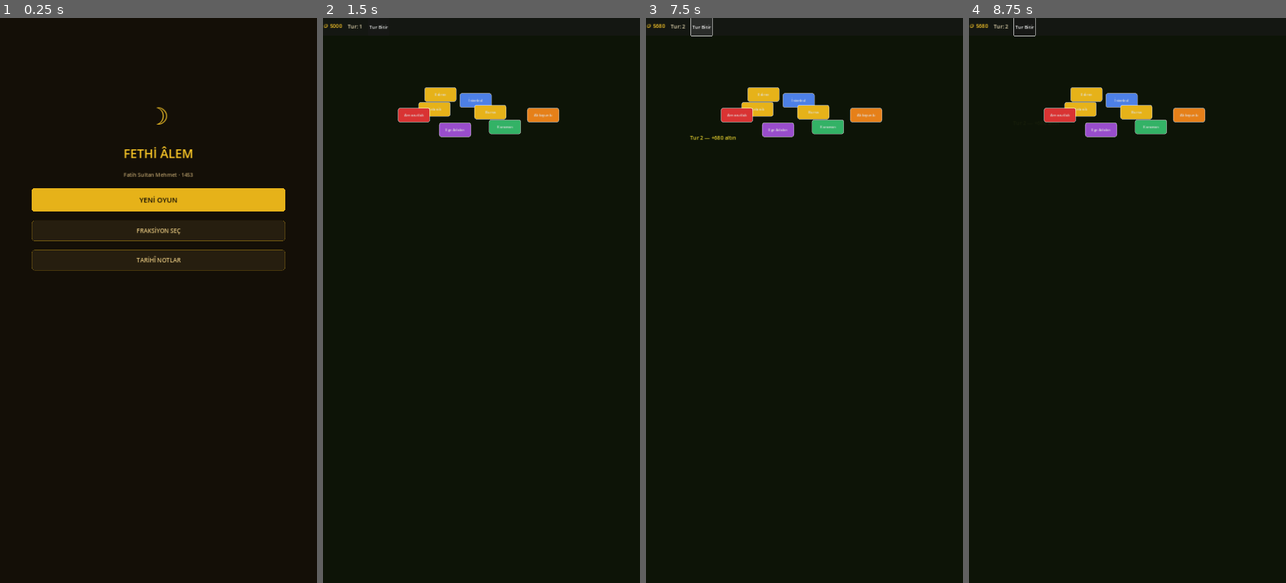
Above: before the commit, frames 1-4 (left to right).
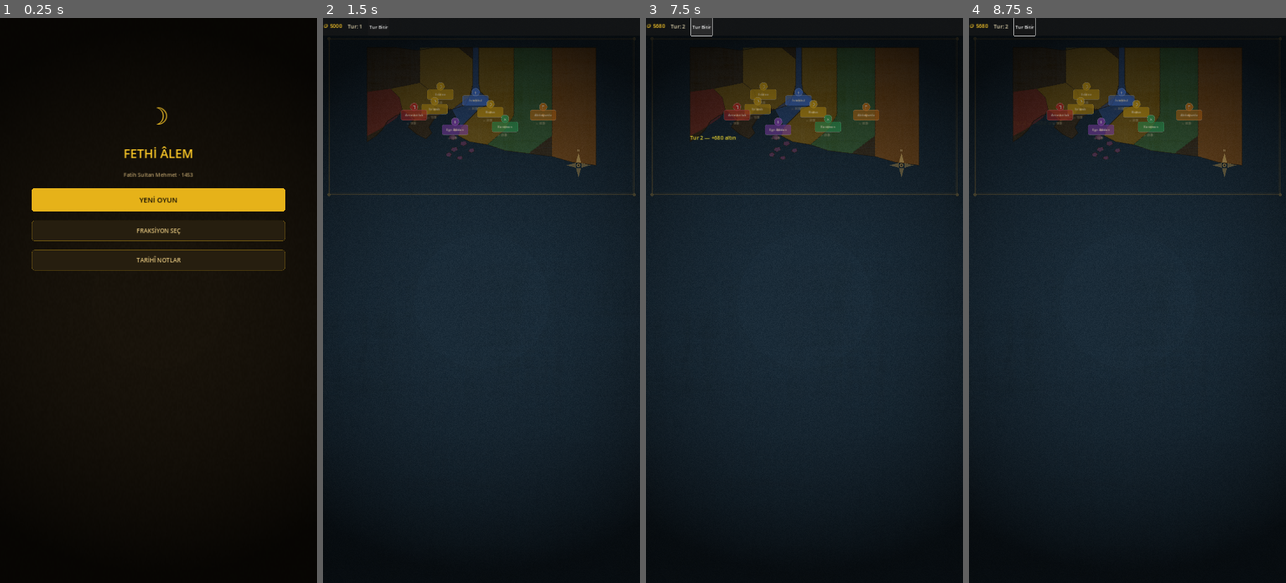
Above: after the commit, the same moments.

Repository: fidanhuseyin745-bit/Feth-i-alem
Game: Godot game, scene res://scenes/MainMenu.tscn
The game is run twice, just before and just after one commit, with the same random seed, the same clock (stepped at 60 frames per second) and the same inputs.
Inputs:
- Up to frame 1 (0.25 s): no input
- Up to frame 2 (1.5 s): click "YENİ OYUN" at 0.5 s; click "İstanbul" at 1.25 s
- Up to frame 3 (7.5 s): click "Edirne" at 2 s; click "Bursa" at 2.75 s; click "Selanik" at 3.5 s; click "Karaman" at 4.25 s; click "Arnavutluk" at 5 s; click "Ege Adaları" at 5.75 s; click "Akkoyunlu" at 6.5 s; click "Tur Bitir" at 7.25 s
- Up to frame 4 (8.75 s): click "İstanbul" at 8 s

The runs differ from the first frame. In frame 2, 72% of the frame differs, in the area x 0-100%, y 5-91%; in frame 3, 72%; in frame 4, 72%.

Commit message:
feat: add free/open-source map assets and integrate into game scenes
- Add procedurally generated world map background with styled territories,
  coastlines, sea areas, compass rose, and decorative border
- Add faction emblem icons (64x64 PNG) for all 6 factions
- Add parchment tile texture, dark panel, and vignette overlay
- Add per-region highlight textures for selection effects
- Update WorldMap.tscn: replace ColorRect with TextureRect map background,
  add vignette overlay
- Update WorldMap.gd: load faction icons, render regions as pin-style
  markers with faction icons + troops indicator, add selection highlight
- Update MainMenu.tscn: add parchment overlay and vignette for cohesive look
- Add assets/CREDITS.md documenting CC0 parchment source (OpenGameArt)

All map graphics are procedurally generated from CC0 base textures.
Base parchment texture: Szadi Art / OpenGameArt.org (CC0).

Co-Authored-By: Devin AI <158243242+devin-ai-integration[bot]@users.noreply.github.com>

Diff:
--- a/scenes/MainMenu.tscn
+++ b/scenes/MainMenu.tscn
@@ -1,6 +1,8 @@
-[gd_scene load_steps=2 format=3 uid="uid://dxmenu001"]
+[gd_scene load_steps=4 format=3 uid="uid://dxmenu001"]
 
 [ext_resource type="Script" path="res://scenes/scripts/MainMenu.gd" id="1_menu"]
+[ext_resource type="Texture2D" path="res://assets/textures/parchment_tile.png" id="2_parch"]
+[ext_resource type="Texture2D" path="res://assets/textures/vignette.png" id="3_vignette"]
 
 [node name="MainMenu" type="Node2D"]
 script = ExtResource("1_menu")
@@ -9,6 +11,23 @@
 offset_right = 1080.0
 offset_bottom = 1920.0
 color = Color(0.08, 0.06, 0.03, 1)
+
+[node name="ParchmentOverlay" type="TextureRect" parent="."]
+offset_right = 1080.0
+offset_bottom = 1920.0
+texture = ExtResource("2_parch")
+expand_mode = 1
+stretch_mode = 0
+modulate = Color(1, 1, 1, 0.15)
+mouse_filter = 2
+
+[node name="Vignette" type="TextureRect" parent="."]
+offset_right = 1080.0
+offset_bottom = 1920.0
+texture = ExtResource("3_vignette")
+expand_mode = 1
+stretch_mode = 6
+mouse_filter = 2
 
 [node name="UI" type="CanvasLayer" parent="."]
 
--- a/scenes/WorldMap.tscn
+++ b/scenes/WorldMap.tscn
@@ -1,16 +1,28 @@
-[gd_scene load_steps=2 format=3 uid="uid://dxwmap001"]
+[gd_scene load_steps=4 format=3 uid="uid://dxwmap001"]
 
 [ext_resource type="Script" path="res://scenes/scripts/WorldMap.gd" id="1_wmap"]
+[ext_resource type="Texture2D" path="res://assets/maps/world_map_bg.png" id="2_mapbg"]
+[ext_resource type="Texture2D" path="res://assets/textures/vignette.png" id="3_vignette"]
 
 [node name="WorldMap" type="Node2D"]
 script = ExtResource("1_wmap")
 
-[node name="Background" type="ColorRect" parent="."]
+[node name="MapBackground" type="TextureRect" parent="."]
 offset_right = 1080.0
 offset_bottom = 1920.0
-color = Color(0.05, 0.08, 0.03, 1)
+texture = ExtResource("2_mapbg")
+expand_mode = 1
+stretch_mode = 6
 
 [node name="Regions" type="Node2D" parent="."]
+
+[node name="Vignette" type="TextureRect" parent="."]
+offset_right = 1080.0
+offset_bottom = 1920.0
+texture = ExtResource("3_vignette")
+expand_mode = 1
+stretch_mode = 6
+mouse_filter = 2
 
 [node name="UI" type="CanvasLayer" parent="."]
 
--- a/scenes/scripts/WorldMap.gd
+++ b/scenes/scripts/WorldMap.gd
@@ -16,13 +16,16 @@
 }
 
 var factions = {
-	"ottoman": {"name": "Osmanlı", "color": Color(0.9, 0.7, 0.1)},
-	"byzantine": {"name": "Bizans", "color": Color(0.3, 0.5, 0.9)},
-	"karamanid": {"name": "Karamanoğlu", "color": Color(0.2, 0.7, 0.4)},
-	"albania": {"name": "Arnavutluk", "color": Color(0.85, 0.2, 0.2)},
-	"venice": {"name": "Venedik", "color": Color(0.6, 0.3, 0.8)},
-	"akkoyunlu": {"name": "Akkoyunlu", "color": Color(0.9, 0.5, 0.1)}
+	"ottoman": {"name": "Osmanlı", "color": Color(0.9, 0.7, 0.1), "symbol": "☽"},
+	"byzantine": {"name": "Bizans", "color": Color(0.3, 0.5, 0.9), "symbol": "✝"},
+	"karamanid": {"name": "Karamanoğlu", "color": Color(0.2, 0.7, 0.4), "symbol": "⚔"},
+	"albania": {"name": "Arnavutluk", "color": Color(0.85, 0.2, 0.2), "symbol": "⛰"},
+	"venice": {"name": "Venedik", "color": Color(0.6, 0.3, 0.8), "symbol": "⚜"},
+	"akkoyunlu": {"name": "Akkoyunlu", "color": Color(0.9, 0.5, 0.1), "symbol": "🐴"}
 }
+
+var faction_icons: Dictionary = {}
+var _region_buttons: Dictionary = {}
 
 @onready var gold_label = $UI/HUD/TopBar/TopBarContent/GoldLabel
 @onready var turn_label = $UI/HUD/TopBar/TopBarContent/TurnLabel
@@ -52,6 +55,7 @@
 		if not required_nodes[node_name]:
 			push_error("WorldMap._ready: required node '%s' not found — check scene tree" % node_name)
 			return
+	_load_faction_icons()
 	end_turn_btn.pressed.connect(_on_end_turn)
 	attack_btn.pressed.connect(_on_attack)
 	diplomacy_btn.pressed.connect(_on_diplomacy)
@@ -59,23 +63,83 @@
 	_draw_map()
 	_update_hud()
 
+func _load_faction_icons():
+	for fid in factions:
+		var path = "res://assets/icons/faction_%s.png" % fid
+		if ResourceLoader.exists(path):
+			faction_icons[fid] = load(path)
+
 func _draw_map():
 	if not regions_node:
 		push_error("WorldMap._draw_map: regions_node is null")
 		return
 	for child in regions_node.get_children():
 		child.queue_free()
+	_region_buttons.clear()
+
 	for region_id in regions:
 		var data = regions[region_id]
+		var container = Node2D.new()
+		container.position = data["position"]
+		regions_node.add_child(container)
+
+		# Faction icon sprite (if loaded)
+		var owner_key = data["owner"]
+		if faction_icons.has(owner_key):
+			var icon_sprite = Sprite2D.new()
+			icon_sprite.texture = faction_icons[owner_key]
+			icon_sprite.position = Vector2(0, -28)
+			icon_sprite.scale = Vector2(0.5, 0.5)
+			container.add_child(icon_sprite)
+
+		# Region button — semi-transparent pin-style marker
 		var btn = Button.new()
 		btn.text = data["name"]
-		btn.position = data["position"] - Vector2(55, 25)
-		btn.custom_minimum_size = Vector2(110, 50)
-		var style = Utils.create_style_box(data["color_owner"], 8, Color(1, 1, 1, 0.5), 2)
-		btn.add_theme_stylebox_override("normal", style)
-		btn.add_theme_font_size_override("font_size", 12)
+		btn.custom_minimum_size = Vector2(90, 36)
+		btn.position = Vector2(-45, -18)
+
+		var bg_color = Color(data["color_owner"], 0.6)
+		var style_normal = Utils.create_style_box(bg_color, 6, Color(1, 1, 1, 0.3), 1)
+		style_normal.content_margin_left = 4
+		style_normal.content_margin_right = 4
+		style_normal.content_margin_top = 2
+		style_normal.content_margin_bottom = 2
+		btn.add_theme_stylebox_override("normal", style_normal)
+
+		var style_hover = Utils.create_style_box(
+			Color(data["color_owner"], 0.85), 6, Color(1, 0.9, 0.4, 0.7), 2
+		)
+		style_hover.content_margin_left = 4
+		style_hover.content_margin_right = 4
+		style_hover.content_margin_top = 2
+		style_hover.content_margin_bottom = 2
+		btn.add_theme_stylebox_override("hover", style_hover)
+
+		var style_pressed = Utils.create_style_box(
+			Color(data["color_owner"], 1.0), 6, Color(1, 0.85, 0.2, 0.9), 2
+		)
+		style_pressed.content_margin_left = 4
+		style_pressed.content_margin_right = 4
+		style_pressed.content_margin_top = 2
+		style_pressed.content_margin_bottom = 2
+		btn.add_theme_stylebox_override("pressed", style_pressed)
+
+		btn.add_theme_font_size_override("font_size", 11)
+		btn.add_theme_color_override("font_color", Color(1, 0.95, 0.85))
+		btn.add_theme_color_override("font_hover_color", Color(1, 1, 0.9))
+
 		btn.pressed.connect(_on_region_pressed.bind(region_id))
-		regions_node.add_child(btn)
+		container.add_child(btn)
+
+		# Troops indicator (small label below button)
+		var troops_lbl = Label.new()
+		troops_lbl.text = "⚔ %d" % data["troops"]
+		troops_lbl.add_theme_font_size_override("font_size", 9)
+		troops_lbl.add_theme_color_override("font_color", Color(0.8, 0.75, 0.6, 0.8))
+		troops_lbl.position = Vector2(-25, 20)
+		container.add_child(troops_lbl)
+
+		_region_buttons[region_id] = {"container": container, "btn": btn, "troops_lbl": troops_lbl}
 
 func _on_region_pressed(region_id: String):
 	if not regions.has(region_id):
@@ -85,15 +149,28 @@
 	var data = regions[region_id]
 	var owner_key = data["owner"]
 	var fname = factions[owner_key]["name"] if factions.has(owner_key) else owner_key
+	var symbol = factions[owner_key]["symbol"] if factions.has(owner_key) else ""
 	if not region_name or not region_info:
 		push_error("WorldMap._on_region_pressed: region panel labels are null")
 		return
-	region_name.text = data["name"]
+	region_name.text = "%s %s" % [symbol, data["name"]]
 	region_info.text = "Sahip: %s\nAsker: %d\nGelir: %d/tur" % [fname, data["troops"], data["income"]]
 	attack_btn.visible = owner_key != "ottoman"
 	diplomacy_btn.visible = owner_key != "ottoman"
 	build_btn.visible = owner_key == "ottoman"
 	region_panel.visible = true
+	_highlight_selected(region_id)
+
+func _highlight_selected(selected_id: String):
+	for rid in _region_buttons:
+		var btn_data = _region_buttons[rid]
+		var container = btn_data["container"] as Node2D
+		if rid == selected_id:
+			container.scale = Vector2(1.15, 1.15)
+			container.z_index = 10
+		else:
+			container.scale = Vector2(1.0, 1.0)
+			container.z_index = 0
 
 func _get_selected_region() -> String:
 	var rid = game_state["selected_region"]
@@ -150,6 +227,7 @@
 		_show_msg("İnşaat tamam! Asker ve gelir arttı.")
 	else:
 		_show_msg("Yetersiz altın! (300 gerekli)")
+	_draw_map()
 	_update_hud()
 
 func _on_end_turn():
Binary file added: assets/icons/faction_akkoyunlu.png
Binary file added: assets/icons/faction_albania.png
Binary file added: assets/icons/faction_byzantine.png
Binary file added: assets/icons/faction_karamanid.png
Binary file added: assets/icons/faction_ottoman.png
Binary file added: assets/icons/faction_venice.png
Binary file added: assets/maps/highlights/highlight_akkoyunlu.png
Binary file added: assets/maps/highlights/highlight_arnavutluk.png
Binary file added: assets/maps/highlights/highlight_bursa.png
Binary file added: assets/maps/highlights/highlight_edirne.png
Binary file added: assets/maps/highlights/highlight_istanbul.png
Binary file added: assets/maps/highlights/highlight_karaman.png
(and 7 more such lines)
